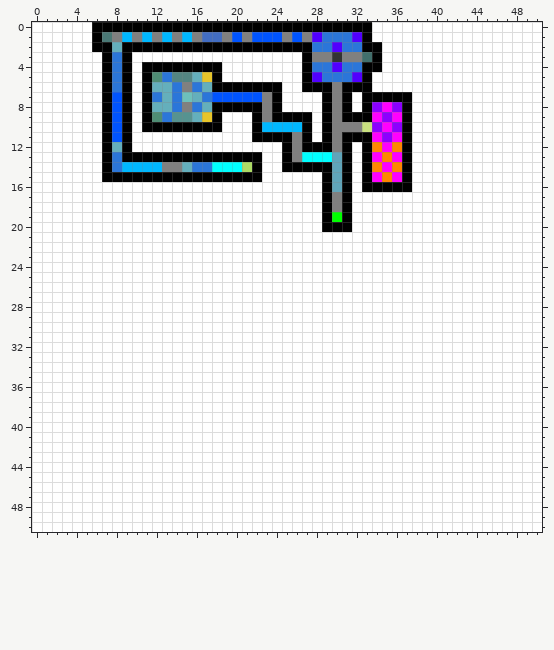
A pixel-art sprite gets an edit: Assets/GameData/Levels/Water_Sublevels/Painted_WaterLvls/water_lvl4.png. That is the earlier state.
The file is 51x51 pixels.
After the commit:
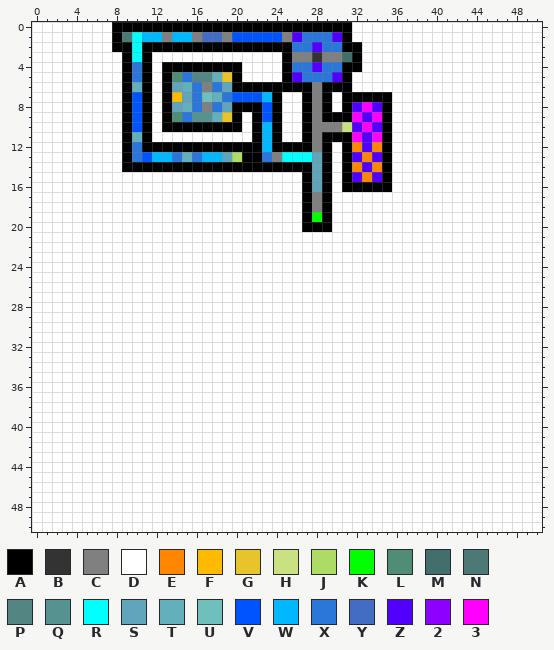
Palette (. is transparent): A #000000  B #333333  C #808080  D #ffffff  E #ff8600  F #ffbb00  G #e7c52a  H #c9e180  J #addb65  K #00ff00  L #4f8d74  M #416f6c  N #4a7976  P #538582  Q #569390  R #00ffff  S #60a5ba  T #64afbc  U #6dc0bb  V #0054ff  W #00b8ff  X #2b76d9  Y #426dc2  Z #5100ff  2 #8b00ff  3 #ff00ff
Author's note on the commit: Ajustes balance grass (completo) y water (parcial)
The exact change:
Changed rows in their new state; - is an unchanged pixel.
first column x 6:
 0 DD------------------------DD----
 1 DDANR-WCW------V----ZXX-ZADD----
 2 DDA-R---------------XXZ-XAADD---
 3 -DD-RA-------------ACCB-CMADD---
 4 -DD-X-D------AA----AXXZ-XAADD---
 5 -DD-X-DALXPPTGA----AZXX-ZADD----
 6 -DD-T-DAST-CXS-----AA-C-A-DD----
 7 -DD-V-DAFSXUTX---W---AC-D-A---DD
 8 -DD-V-DAST-CXS---V---AC-D-Z3ZADD
 9 -DD-V-DALXQQTGA--V-DD-C-A-3Z-ADD
10 -DD-V-D------AA---ADD-CC-HZ3ZADD
11 -DD-TA-----------W-DD-C-A-3Z-ADD
12 -DD-XAAAAAAAAAAAAWA-A-C-D-EZ-ADD
13 -DD-XVWWXTXWWSJ--XCRR-SAD-ZEZADD
14 -DDAAAAAAAAAAAAA-AA---S-D-EZ-ADD
15 -DDDDDDDDDDDDDDDD----AS-D-ZEZADD
16 ---------------------AS-D-A---DD
17 ---------------------AC-DD------
18 ---------------------AC-DD------
19 ---------------------AK-DD------
20 ---------------------AA-DD------
Boxes around the changes in both pictures, in picture pixels (x1, y1, x2, y2):
changed: (92, 22, 412, 232)
